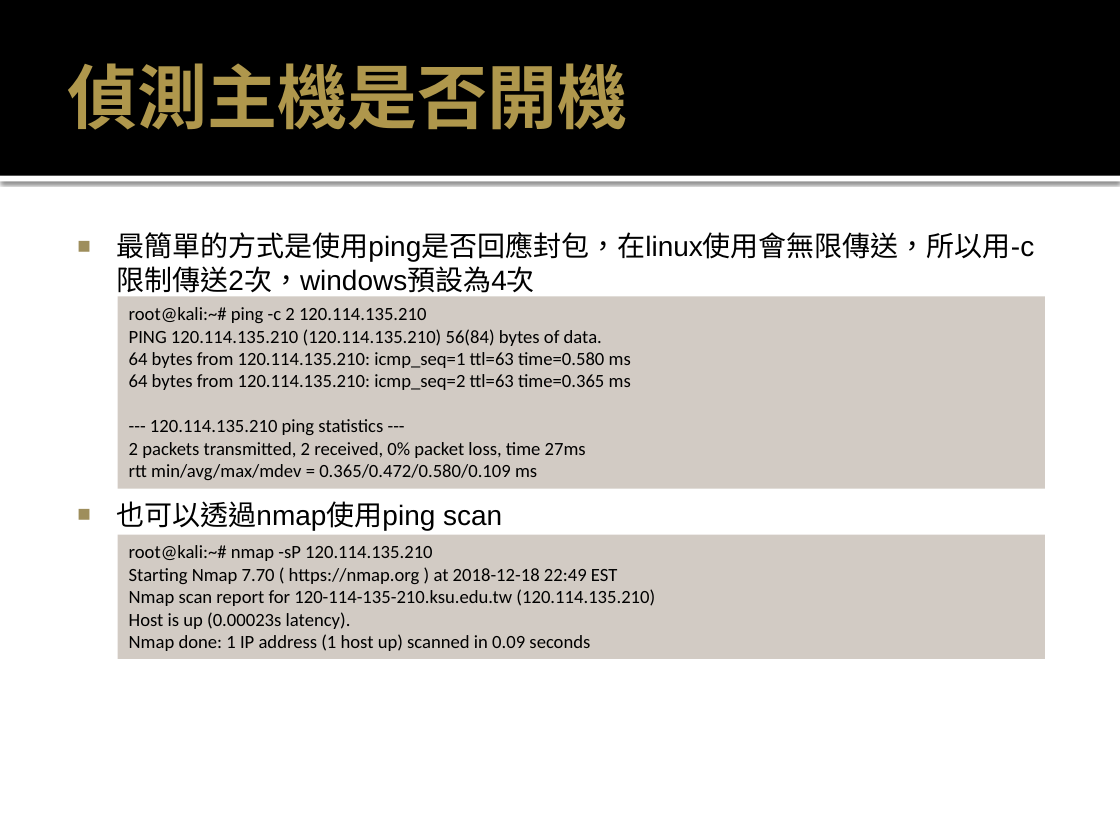
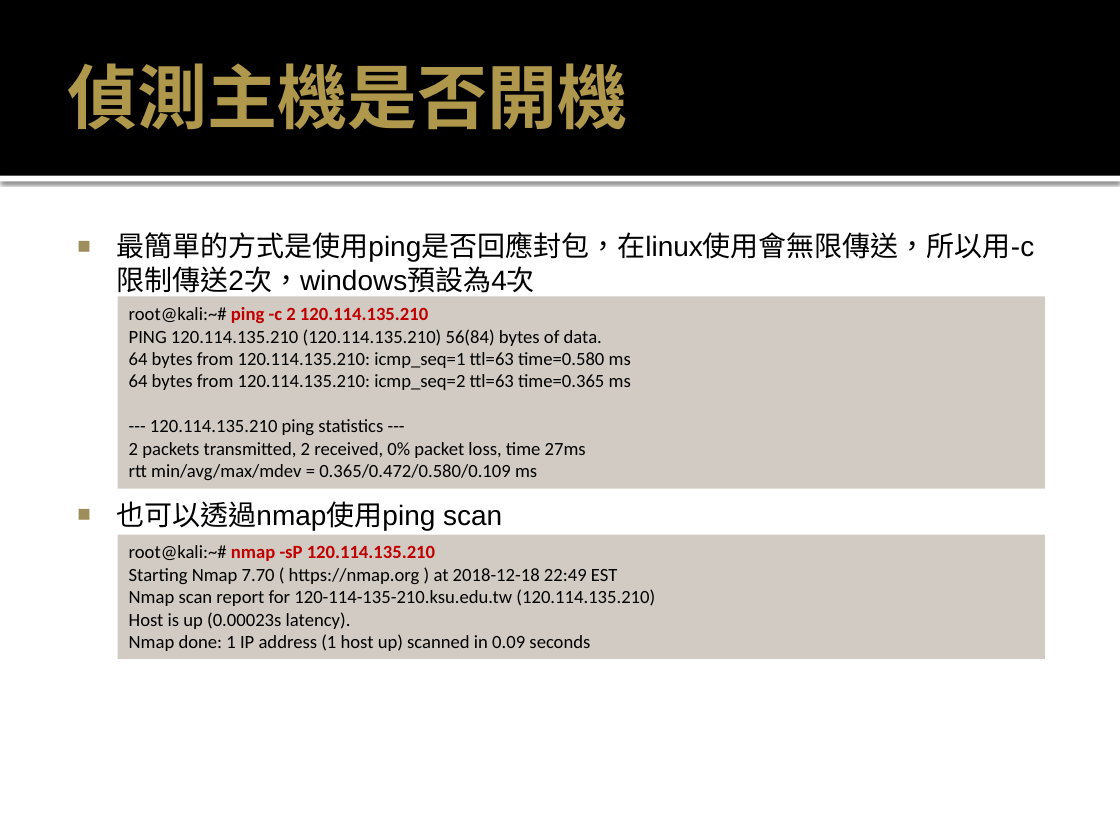
Before and after one commit to MtFeather/AI-and-Security, a slide deck: slide 3 of tensorflow/Nmap 密技寶典.pptx. Drawn at 1120x840 pixels with LibreOffice and Linux fonts; fonts in the diff are those of the drawing. Boxes give left, top, right and bottom in pixels: in the first picture for what was removed or moved away, otherwise in the second. Text is boxed around its words. In the diff, an @@ line names an element or a change of style, - is before the commit and + after.

```diff
--- a/tensorflow/Nmap 密技寶典.pptx
+++ b/tensorflow/Nmap 密技寶典.pptx
@@ text in rectangle at (x1=129, y1=307, x2=428, y2=323): text colour #000000 to #C00000, bold on in "ping -c 2 120.114.135.210" @@
@@ text in rectangle at (x1=129, y1=545, x2=435, y2=561): text colour #000000 to #C00000, bold on in "nmap -sP 120.114.135.210" @@
```
Also in this commit, not shown: 2 other slides changed, 9 slides added, 2 slides removed.
